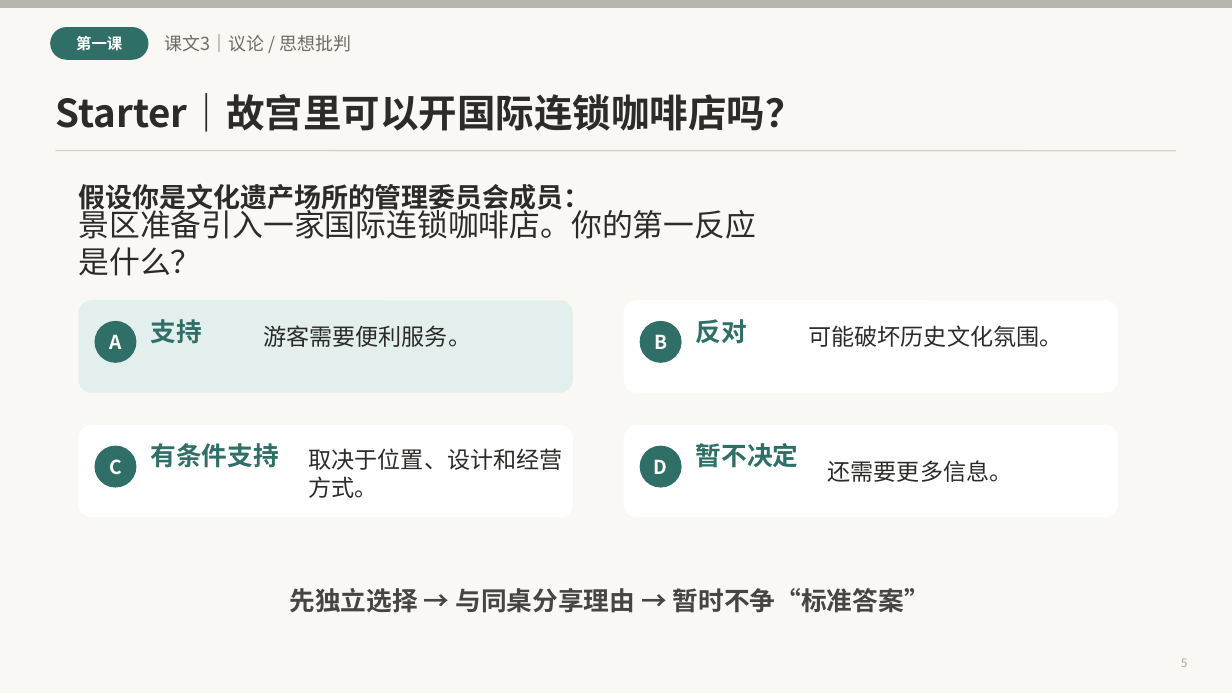
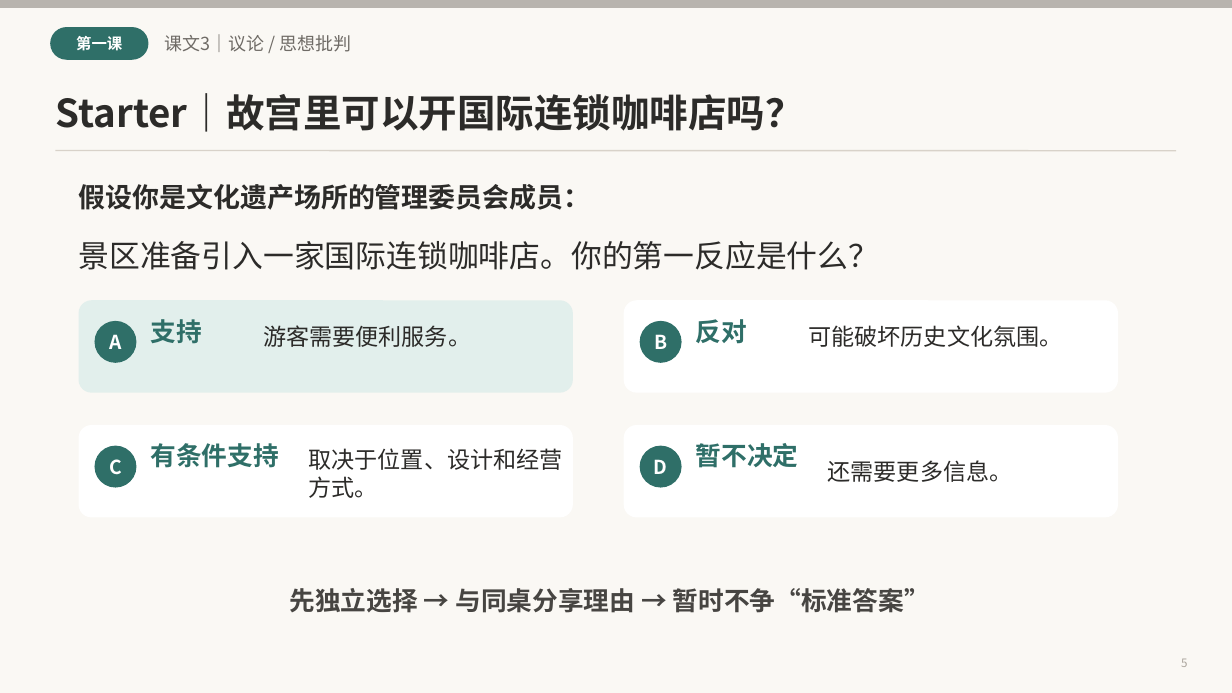
Before and after one commit to darcyduan2026/igcse-0509, a slide deck: slide 5 of LTP + Lesson slides/1.3_文化入侵故宫星巴克_3 hrs.pptx. Drawn at 1232x693 pixels with LibreOffice and Linux fonts; fonts in the diff are those of the drawing. Boxes give left, top, right and bottom in pixels: in the first picture for what was removed or moved away, otherwise in the second. Text is boxed around its words. In the diff, an @@ line names an element or a change of style, - is before the commit and + after.

Commit message:
slides update

```diff
--- a/LTP + Lesson slides/1.3_文化入侵故宫星巴克_3 hrs.pptx
+++ b/LTP + Lesson slides/1.3_文化入侵故宫星巴克_3 hrs.pptx
@@ text "景区准备引入一家国际连锁咖啡店。你的第一反应是什么？" rewrapped from (79, 205, 757, 276) to (79, 241, 880, 270) @@
```
